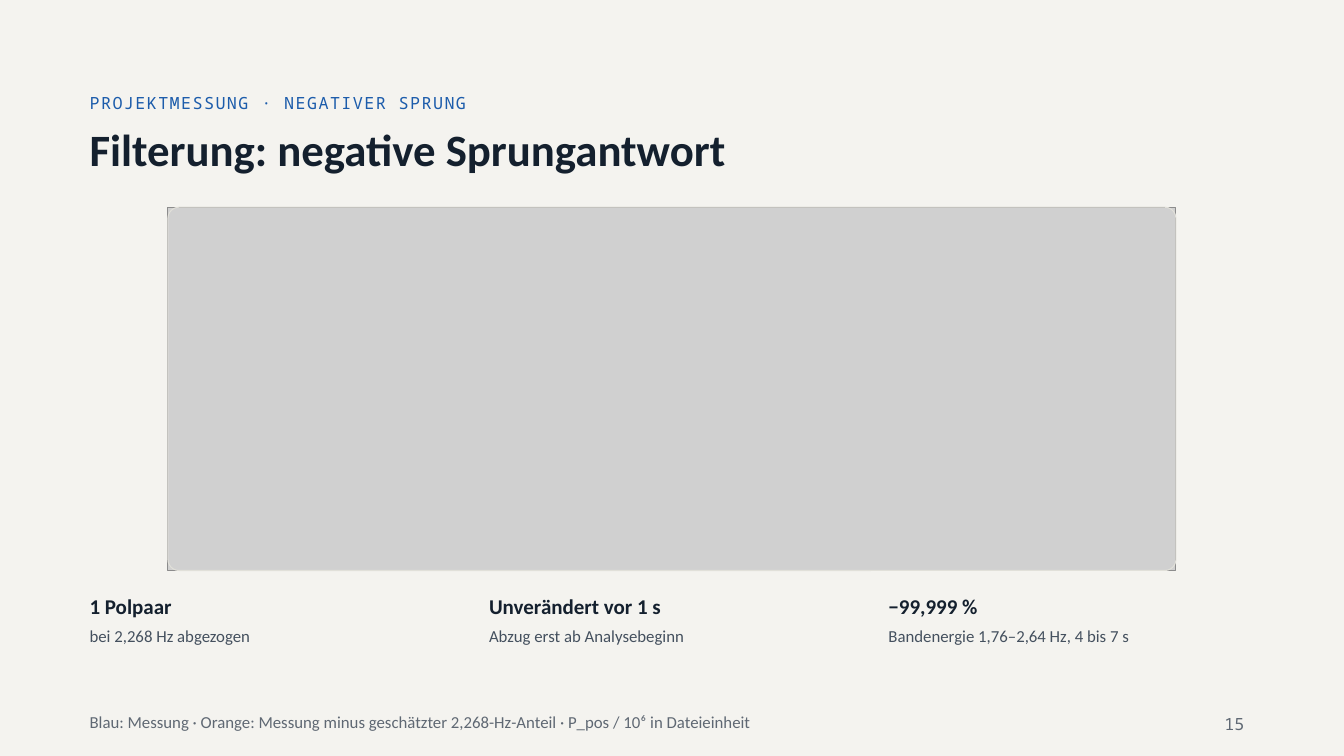
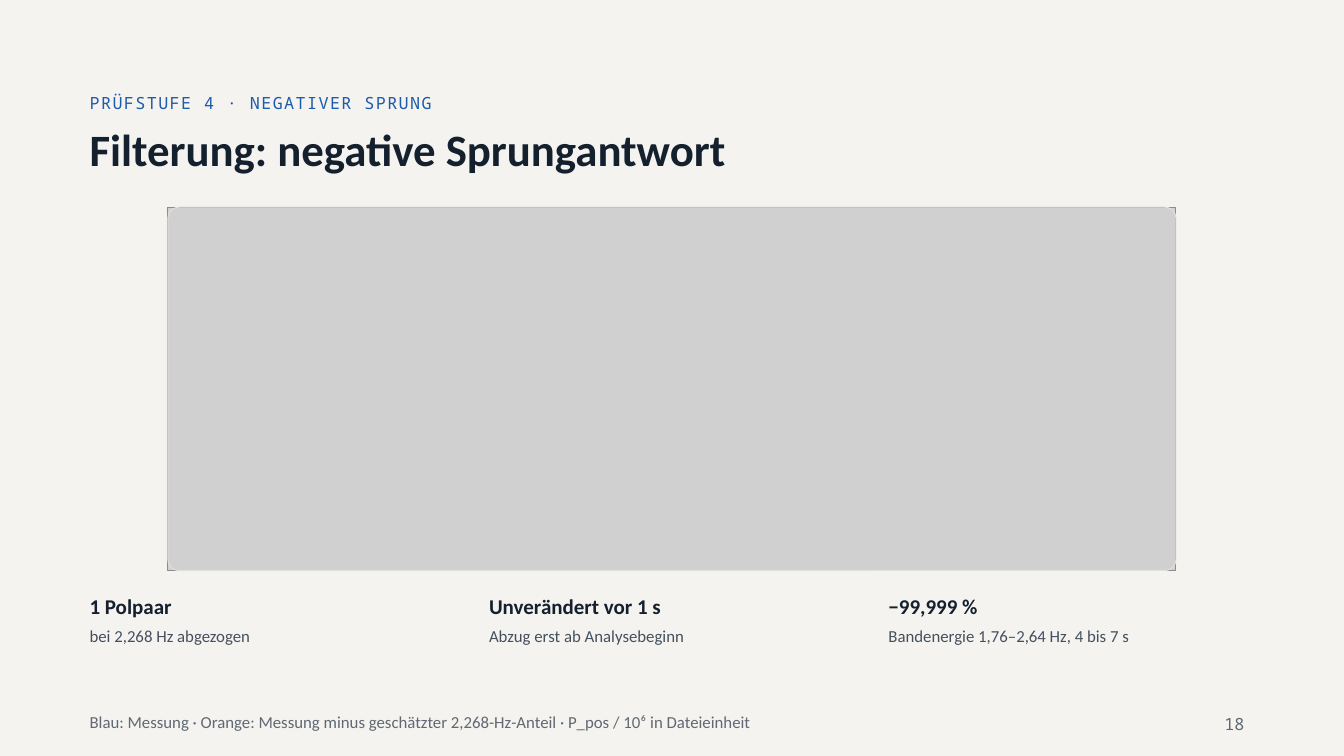
Before and after one commit to relaytoroot/prony_matrix_pencil_filter, a slide deck: slide 18 of docs/praesentation/Ergebnisse_Matrix_Pencil_Arbeitsfassung.pptx (slide 15 before the commit). Drawn at 1344x756 pixels with LibreOffice and Linux fonts; fonts in the diff are those of the drawing; grey boxes stand for pictures. Boxes give left, top, right and bottom in pixels: in the first picture for what was removed or moved away, otherwise in the second. Text is boxed around its words. In the diff, an @@ line names an element or a change of style, - is before the commit and + after.

```diff
--- a/docs/praesentation/Ergebnisse_Matrix_Pencil_Arbeitsfassung.pptx
+++ b/docs/praesentation/Ergebnisse_Matrix_Pencil_Arbeitsfassung.pptx
@@ text at (90, 93, 431, 109): text changed @@
-PROJEKTMESSUNG · NEGATIVER SPRUNG
+PRÜFSTUFE 4 · NEGATIVER SPRUNG
@@ page number at (1224, 718, 1244, 730): text changed @@
-15
+18
```
Also in this commit, not shown: 8 other slides changed, 1 slide added, 1 slide removed, 1 other file.
